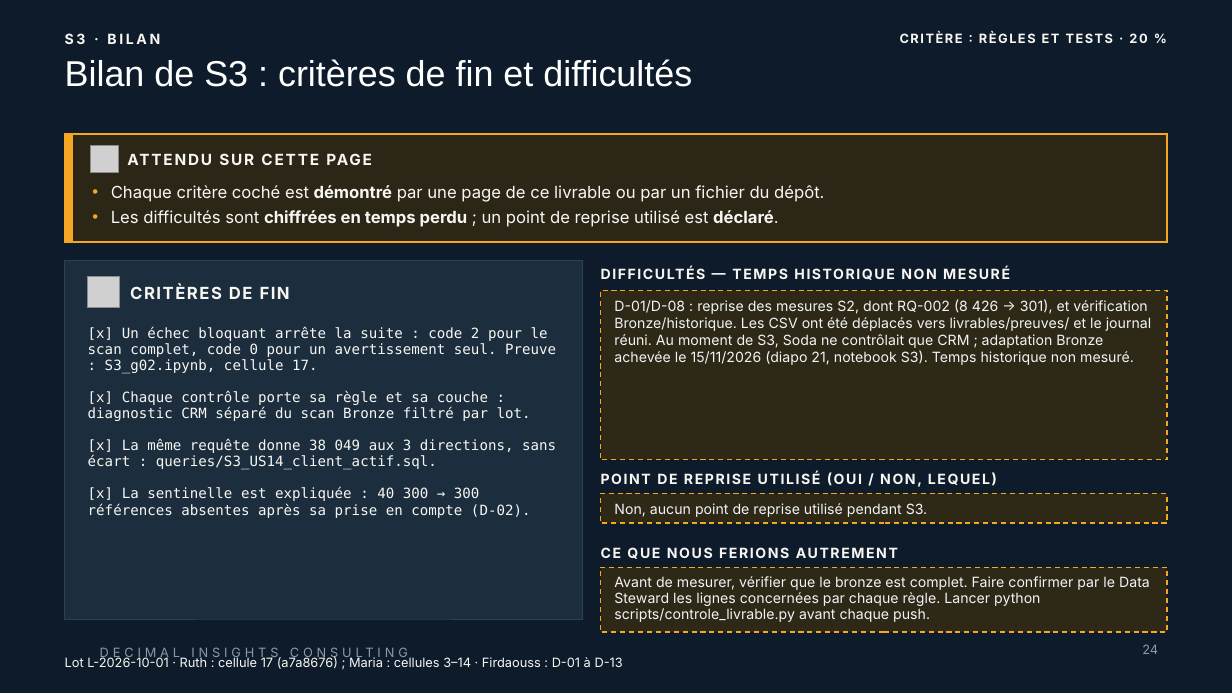
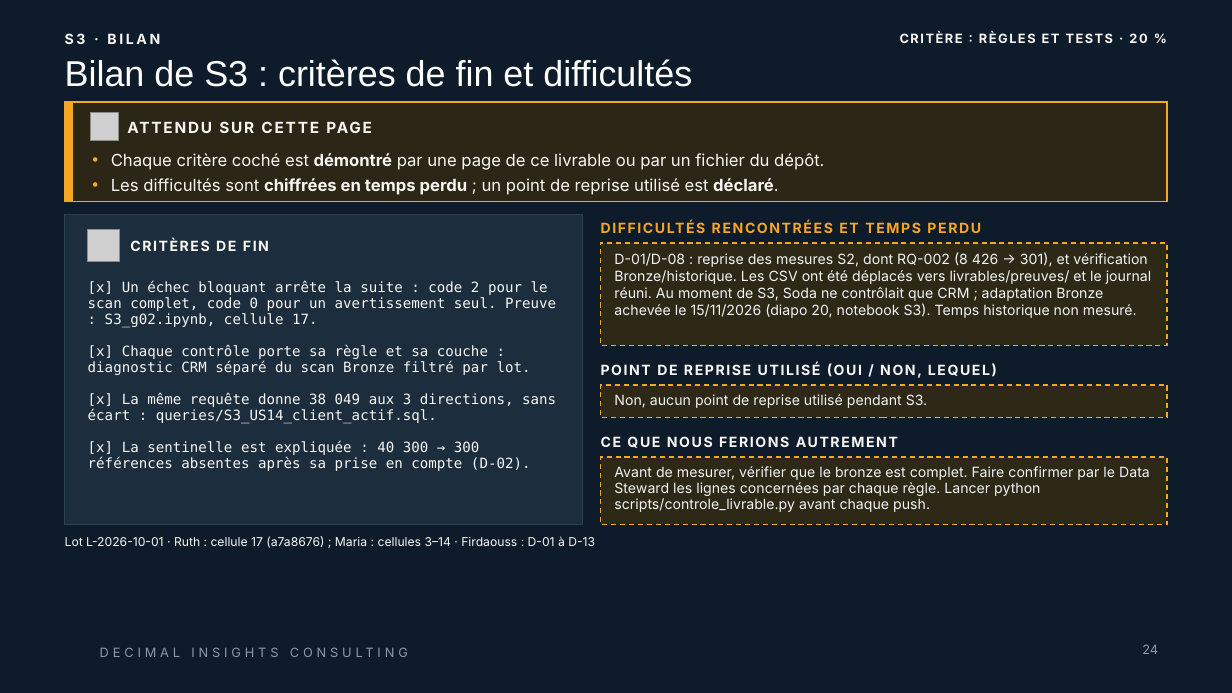
Before and after one commit to ruthabebeneg/td-qualite-g02, a slide deck: slide 24 of livrables/Livrable_Groupe_TD_AssurConnect.pptx. Drawn at 1232x693 pixels with LibreOffice and Linux fonts; fonts in the diff are those of the drawing; grey boxes stand for pictures; background and template pictures are left out. Boxes give left, top, right and bottom in pixels: in the first picture for what was removed or moved away, otherwise in the second. Text is boxed around its words. In the diff, an @@ line names an element or a change of style, - is before the commit and + after.

Commit message:
docs: finaliser les livrables et les supports du groupe G02

```diff
--- a/livrables/Livrable_Groupe_TD_AssurConnect.pptx
+++ b/livrables/Livrable_Groupe_TD_AssurConnect.pptx
@@ rectangle: place and size @@
-rectangle at box(65, 134, 1167, 242)
+rectangle at box(65, 102, 1167, 201)
@@ rectangle: place and size @@
-rectangle at box(65, 134, 73, 242)
+rectangle at box(65, 102, 73, 201)
@@ picture: place and size @@
-picture at box(91, 145, 118, 173)
+picture at box(91, 113, 118, 140)
@@ text "ATTENDU SUR CETTE PAGE": place and size @@
-text "ATTENDU SUR CETTE PAGE" at box(128, 146, 867, 172)
+text "ATTENDU SUR CETTE PAGE" at box(128, 114, 867, 140)
@@ text "Chaque critère coché est démontré ...": place and size @@
-text "Chaque critère coché est démontré ..." at box(111, 185, 824, 227)
+text "Chaque critère coché est démontré ..." at box(111, 153, 824, 195)
@@ rectangle: place and size @@
-rectangle at box(65, 261, 582, 619)
+rectangle at box(65, 214, 582, 525)
@@ picture: place and size @@
-picture at box(88, 276, 119, 308)
+picture at box(88, 230, 119, 262)
@@ text "CRITÈRES DE FIN": place and size @@
-text "CRITÈRES DE FIN" at box(130, 285, 290, 299)
+text "CRITÈRES DE FIN" at box(130, 239, 269, 251)
@@ text "CRITÈRES DE FIN" at box(130, 239, 269, 251): size 13 to 11 pt @@
@@ text at box(601, 214, 1167, 240): text changed; text colour #F7F6F2 to #F5A623 @@
-DIFFICULTÉS — TEMPS HISTORIQUE NON MESURÉ
+DIFFICULTÉS RENCONTRÉES ET TEMPS PERDU
@@ rectangle "D-01/D-08 : reprise des mesures ...": place and size @@
-rectangle "D-01/D-08 : reprise des mesures ..." at box(601, 290, 1167, 459)
+rectangle "D-01/D-08 : reprise des mesures ..." at box(601, 243, 1167, 346)
@@ text in rectangle at box(614, 252, 1151, 318): text changed @@
-D-01/D-08 : reprise des mesures S2, dont RQ-002 (8 426 → 301), et vérification Bronze/historique. Les CSV ont été déplacés vers livrables/preuves/ et le journal réuni. Au moment de S3, Soda ne contrôlait que CRM ; adaptation Bronze achevée le 15/11/2026 (diapo 21, notebook S3). Temps historique non mesuré.
+D-01/D-08 : reprise des mesures S2, dont RQ-002 (8 426 → 301), et vérification Bronze/historique. Les CSV ont été déplacés vers livrables/preuves/ et le journal réuni. Au moment de S3, Soda ne contrôlait que CRM ; adaptation Bronze achevée le 15/11/2026 (diapo 20, notebook S3). Temps historique non mesuré.
@@ text "[x] Un échec bloquant arrête ...": place and size @@
-text "[x] Un échec bloquant arrête ..." at box(88, 326, 556, 518)
+text "[x] Un échec bloquant arrête ..." at box(88, 280, 556, 471)
@@ rectangle "Non, aucun point de reprise ...": place and size @@
-rectangle "Non, aucun point de reprise ..." at box(601, 494, 1167, 523)
+rectangle "Non, aucun point de reprise ..." at box(601, 385, 1167, 418)
@@ 2 texts, 1 rectangle: place and size @@
-2 texts, 1 rectangle at box(601, 472, 1167, 632)
+2 texts, 1 rectangle at box(601, 363, 1167, 525)
@@ text "Lot L-2026-10-01 · Ruth : ...": place and size @@
-text "Lot L-2026-10-01 · Ruth : ..." at box(65, 656, 623, 669)
+text "Lot L-2026-10-01 · Ruth : ..." at box(65, 536, 595, 548)
@@ text "Lot L-2026-10-01 · Ruth : ..." at box(65, 536, 595, 548): size 10 to 9.5 pt @@
```
Also in this commit, not shown: 41 other slides changed, 12 other files.
